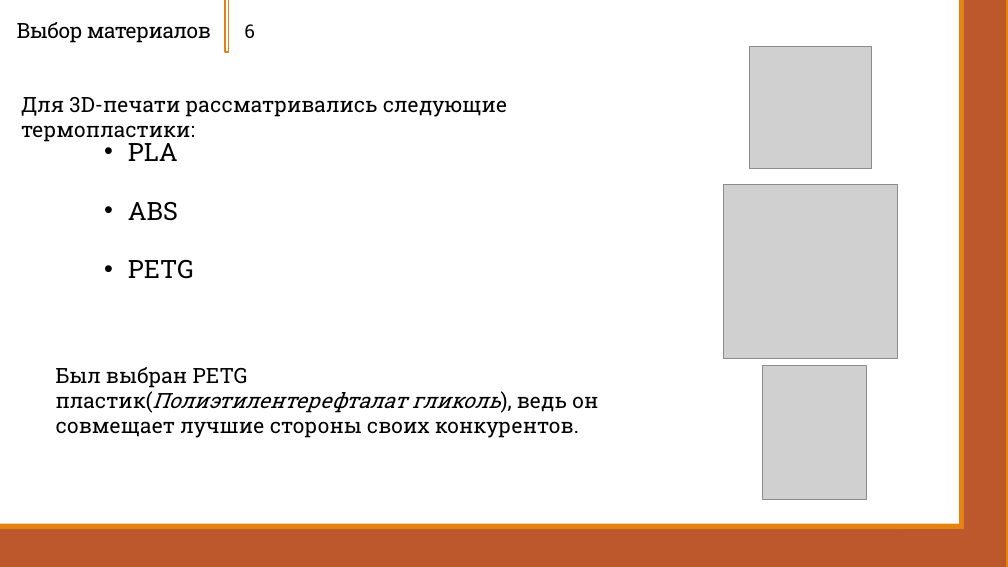
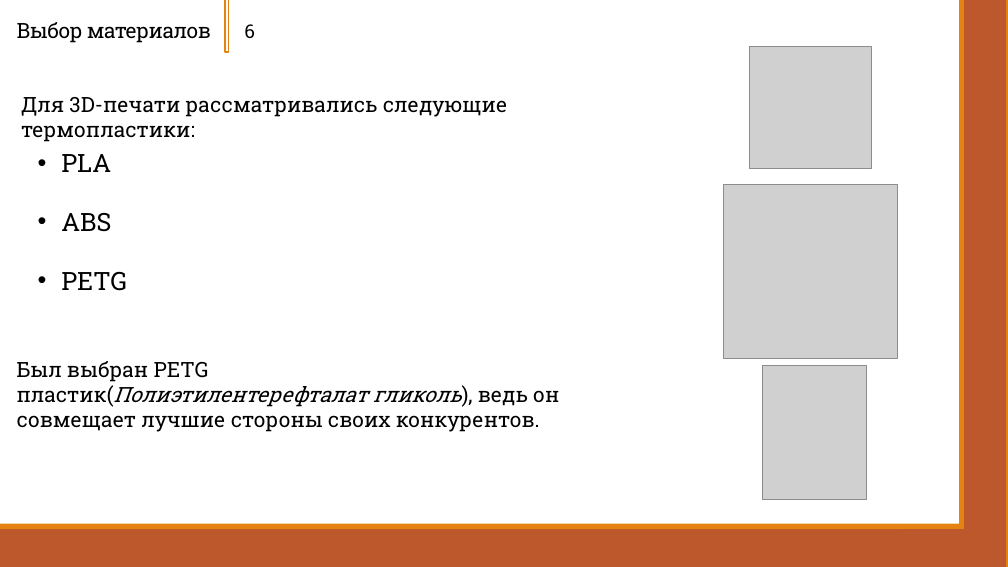
Before and after one commit to Zerocummer/Mmm-Yummers, a slide deck: slide 6 of Мышка для людей с ограниченной моторикой рук/Документы/Презентация о манипуляторе.pptx. Drawn at 1008x567 pixels with LibreOffice and Linux fonts; fonts in the diff are those of the drawing; grey boxes stand for pictures. Boxes give left, top, right and bottom in pixels: in the first picture for what was removed or moved away, otherwise in the second. Text is boxed around its words. In the diff, an @@ line names an element or a change of style, - is before the commit and + after.

```diff
--- a/Мышка для людей с ограниченной моторикой рук/Документы/Презентация о манипуляторе.pptx
+++ b/Мышка для людей с ограниченной моторикой рук/Документы/Презентация о манипуляторе.pptx
@@ text "PLA": place and size @@
-text "PLA" at [128,143,194,279]
+text "PLA" at [61,154,127,291]
@@ text "Был выбран PETG пластик(Полиэтилентерефталат гликоль), ...": place and size @@
-text "Был выбран PETG пластик(Полиэтилентерефталат гликоль), ..." at [56,367,598,438]
+text "Был выбран PETG пластик(Полиэтилентерефталат гликоль), ..." at [17,361,559,432]
```
Also in this commit, not shown: 6 other slides changed, 1 other file.
